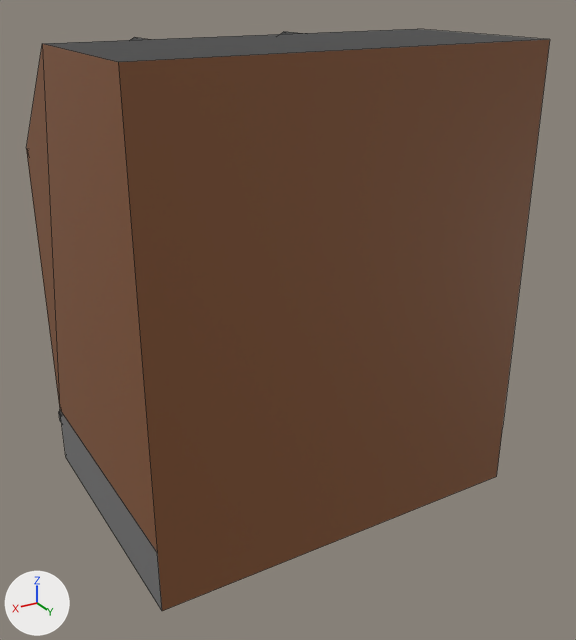
The OBJ model res/models/Buildings/Normal/NormalSquereBrown.obj as it was, and as the next commit left it.
Before and after are seen from a 50 mm camera at (6.75, 11.68, 8.96) aimed at (-0.27, -0.02, 3.11). The axes (+X, +Y, +Z) are drawn at lower left. The lights are the same throughout. Mesh edges are drawn as thin lines. Where no turn or scale is listed for an object, it has been applied to the vertices.

The scene before the commit, as lines of its bpy script (objects in view):
```python
me_zwyklaykwadratowybrazowy = bpy.data.meshes.new('ZwyklayKwadratowyBrazowy')
me_zwyklaykwadratowybrazowy.from_pydata(...)  # 178 vertices, 138 faces; spans x -3.5..3.5, y -4.03..2.5, z 0.0..8.07
me_zwyklaykwadratowybrazowy.materials.append(mat_basictexture)  # picture img_basictexture_png
ob_zwyklaykwadratowybrazowy = bpy.data.objects.new('ZwyklayKwadratowyBrazowy', me_zwyklaykwadratowybrazowy)
ob_zwyklaykwadratowybrazowy.location = (0.0, 0.0, 0.0)
```
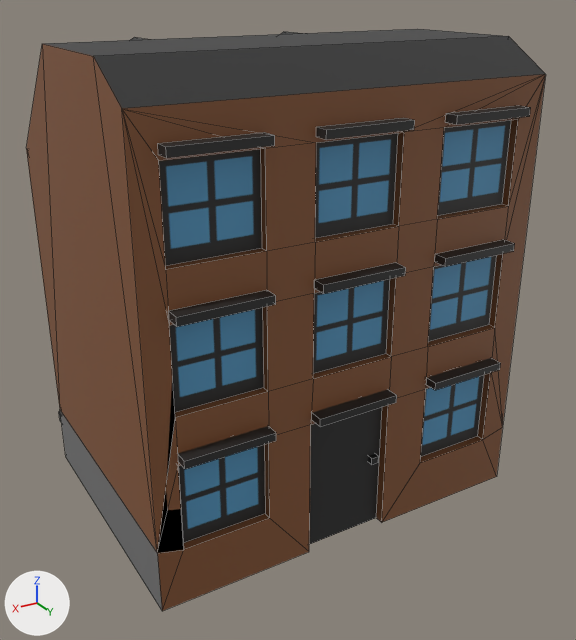
Where the change shows, as pixel boxes (x1, y1, x2, y2) in the pictures (576 x 640 px):
'ZwyklayKwadratowyBrazowy', reshaped: before (26, 29, 550, 611); after (26, 29, 546, 611)
part 1 of me_zwyklaykwadratowybrazowy, added (black): after (158, 132, 275, 158)
part 2 of me_zwyklaykwadratowybrazowy, added (black): after (316, 118, 415, 140)
part 3 of me_zwyklaykwadratowybrazowy, added (black): after (446, 105, 531, 125)
part 4 of me_zwyklaykwadratowybrazowy, added (black): after (169, 290, 276, 326)
part 5 of me_zwyklaykwadratowybrazowy, added (black): after (314, 263, 406, 294)
part 6 of me_zwyklaykwadratowybrazowy, added (black): after (435, 240, 515, 266)
part 7 of me_zwyklaykwadratowybrazowy, added (black): after (178, 426, 276, 469)
part 8 of me_zwyklaykwadratowybrazowy, added (black): after (426, 358, 501, 390)
part 9 of me_zwyklaykwadratowybrazowy, added (black): after (312, 389, 397, 427)
part 10 of me_zwyklaykwadratowybrazowy, added: after (368, 454, 379, 465)
part 11 of me_zwyklaykwadratowybrazowy, built on: before (89, 29, 550, 611); after (89, 29, 546, 611)

Edits to the bpy script that builds the scene:
```text
Change me_zwyklaykwadratowybrazowy:
    used by ob_zwyklaykwadratowybrazowy; location = (0.0, 0.0, 0.0)
    remove me_zwyklaykwadratowybrazowy.from_pydata(...)  # 178 vertices, 138 faces; spans x -3.5..3.5, y -4.03..2.5, z 0.0..8.07
    add me_zwyklaykwadratowybrazowy.from_pydata(...)  # 332 vertices, 269 faces; spans x -3.5..3.5, y -4.03..2.74, z 0.0..8.07
    me_zwyklaykwadratowybrazowy part 1: the loose piece of 8 vertices spanning x 1.49..2.98, y -2.74..-2.47, z 3.32..3.45 is copied, and the copy is scaled about its middle by (-1, -0.946, 1), then moved by (0.1, 5.22, 3.65); it spans x 1.59..3.08, y 2.49..2.74, z 6.97..7.1
    me_zwyklaykwadratowybrazowy part 2: the loose piece of 8 vertices spanning x -0.79..0.7, y -2.74..-2.47, z 3.32..3.45 is copied, and the copy is scaled about its middle by (-1, -0.946, 1), then moved by (0.1, 5.22, 3.65); it spans x -0.7..0.79, y 2.49..2.74, z 6.97..7.1
    me_zwyklaykwadratowybrazowy part 3: the loose piece of 8 vertices spanning x -3.08..-1.59, y -2.74..-2.47, z 3.32..3.45 is copied, and the copy is scaled about its middle by (-1, -0.946, 1), then moved by (0.1, 5.22, 3.65); it spans x -2.98..-1.49, y 2.49..2.74, z 6.97..7.1
    me_zwyklaykwadratowybrazowy part 4: the loose piece of 8 vertices spanning x 1.49..2.98, y -2.74..-2.47, z 3.32..3.45 is copied, and the copy is scaled about its middle by (-1, -0.946, 1), then moved by (0.1, 5.22, 1.45); it spans x 1.59..3.08, y 2.49..2.74, z 4.77..4.91
    me_zwyklaykwadratowybrazowy part 5: the loose piece of 8 vertices spanning x -0.79..0.7, y -2.74..-2.47, z 3.32..3.45 is copied, and the copy is scaled about its middle by (-1, -0.946, 1), then moved by (0.1, 5.22, 1.45); it spans x -0.7..0.79, y 2.49..2.74, z 4.77..4.91
    me_zwyklaykwadratowybrazowy part 6: the loose piece of 8 vertices spanning x -3.08..-1.59, y -2.74..-2.47, z 3.32..3.45 is copied, and the copy is scaled about its middle by (-1, -0.946, 1), then moved by (0.1, 5.22, 1.45); it spans x -2.98..-1.49, y 2.49..2.74, z 4.77..4.91
    me_zwyklaykwadratowybrazowy part 7: the loose piece of 8 vertices spanning x 2.77..2.91, y -2.44..-2.31, z 2.06..2.18 is copied, and the copy is scaled about its middle by (-10.3, -2.02, 1.1), then moved by (-0.5, 4.97, 0.51); it spans x 1.59..3.08, y 2.47..2.73, z 2.56..2.7
    me_zwyklaykwadratowybrazowy part 8: the loose piece of 8 vertices spanning x -3.08..-1.59, y -2.75..-2.5, z 5.6..5.74 is copied, and the copy is scaled about its middle by (-1, -1.06, 1), then moved by (0.09, 5.22, -3.04); it spans x -3.0..-1.51, y 2.47..2.73, z 2.56..2.7
    me_zwyklaykwadratowybrazowy part 9: the loose piece of 8 vertices spanning x 2.77..2.91, y -2.44..-2.31, z 2.06..2.18 is copied, and the copy is scaled about its middle by (-10.3, -2.02, 1.1), then moved by (-2.78, 4.97, 0.51); it spans x -0.68..0.81, y 2.47..2.73, z 2.56..2.7
    me_zwyklaykwadratowybrazowy part 10: the loose piece of 8 vertices spanning x -0.79..0.7, y -2.74..-2.47, z 3.32..3.45 is copied, and the copy is scaled about its middle by (-0.097, -0.494, 0.908), then moved by (-0.49, 4.97, -2.06); it spans x -0.61..-0.47, y 2.3..2.44, z 1.27..1.39
    me_zwyklaykwadratowybrazowy part 11: 2 vertices removed from x -3.5..3.5, y 2.5, z 8.07; 76 vertices added at x -3.5..3.5, y 1.62..2.5, z 0.0..8.07
```
